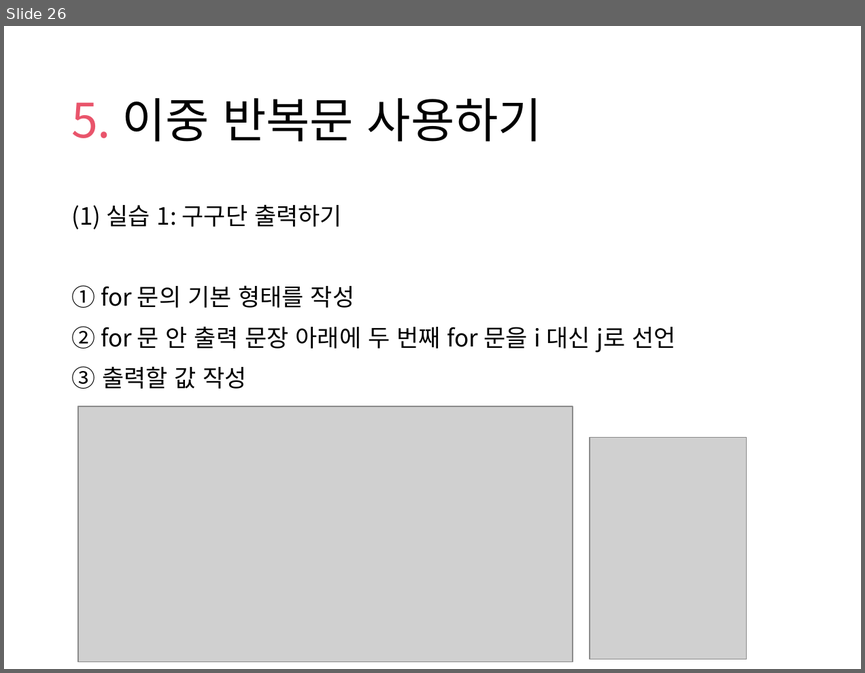
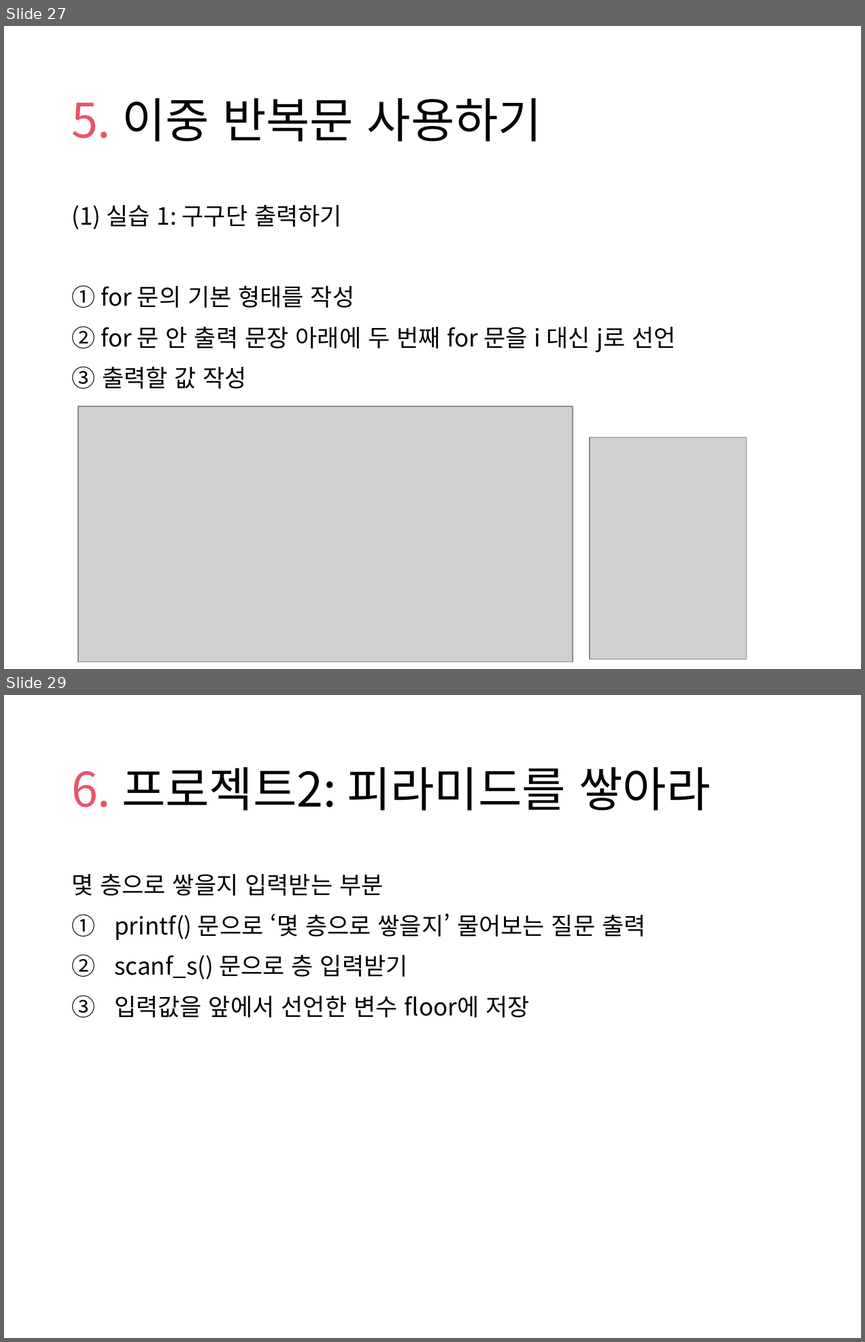
Before and after one commit to comlec/rapa, a slide deck: lecNote/C/03장_연산자_반복문.pptx. Shown one above the other, each under a label of ours: slide 26 before the commit, slides 27 and 29 after it; the slides between them are not shown. The pictures are 865x673 and 865x1342 pixels, drawn with LibreOffice and Linux fonts; fonts in the diff are those of the drawing; grey boxes stand for pictures; background and template pictures are left out. Boxes give left, top, right and bottom in pixels: in the first picture for what was removed or moved away, otherwise in the second. Text is boxed around its words. In the diff, an @@ line names an element or a change of style, - is before the commit and + after.

```diff
--- a/lecNote/C/03장_연산자_반복문.pptx
+++ b/lecNote/C/03장_연산자_반복문.pptx
@@ slide 29 added at [4, 695, 861, 1338], background picture (left out) @@
@@ title added at [71, 767, 711, 811], 40 pt, text #000000 @@
+6. 프로젝트2: 피라미드를 쌓아라
@@ text added at [71, 874, 646, 1017], 20 pt, text #000000 @@
+몇 층으로 쌓을지 입력받는 부분
+1. printf() 문으로 ‘몇 층으로 쌓을지’ 물어보는 질문 출력
+2. scanf_s() 문으로 층 입력받기
+3. 입력값을 앞에서 선언한 변수 floor에 저장
@@ what was slide 26 is now slide 27 @@
```
Also in this commit, not shown: 11 slides changed, 3 other slides added, 9 other files.
